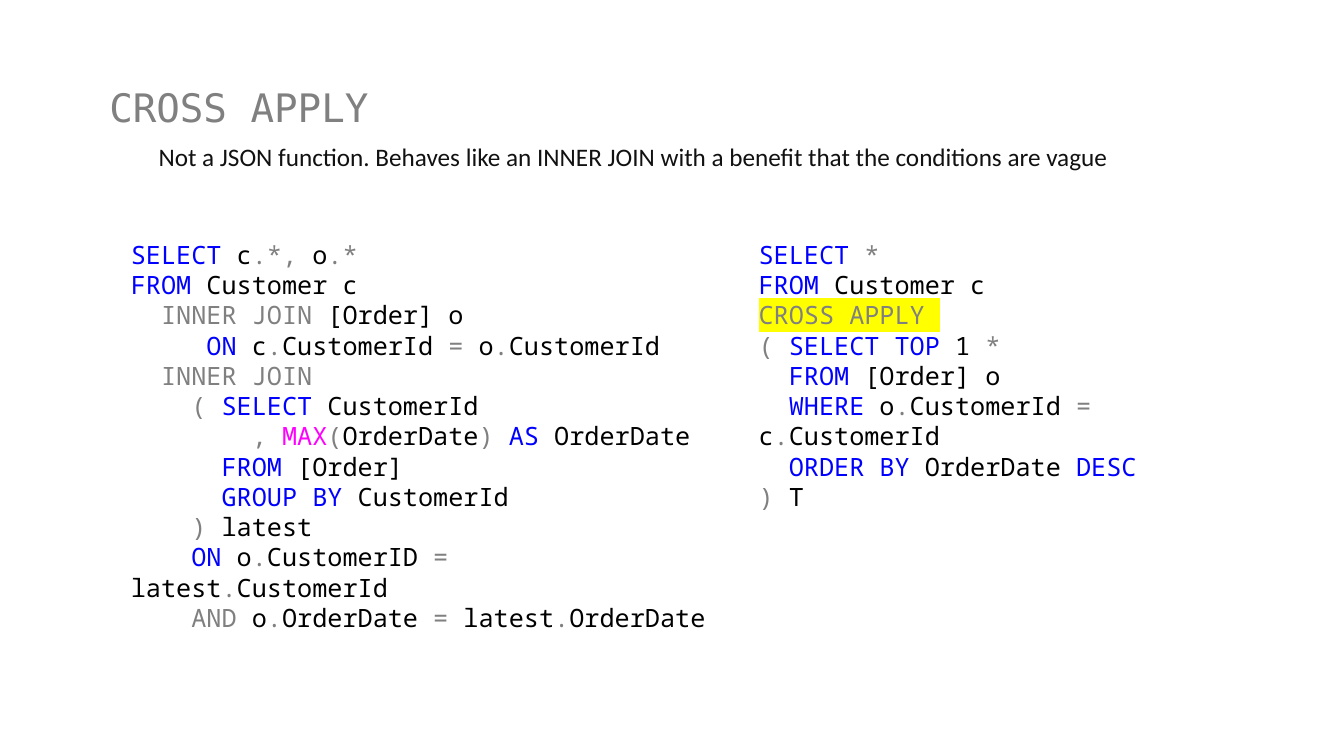
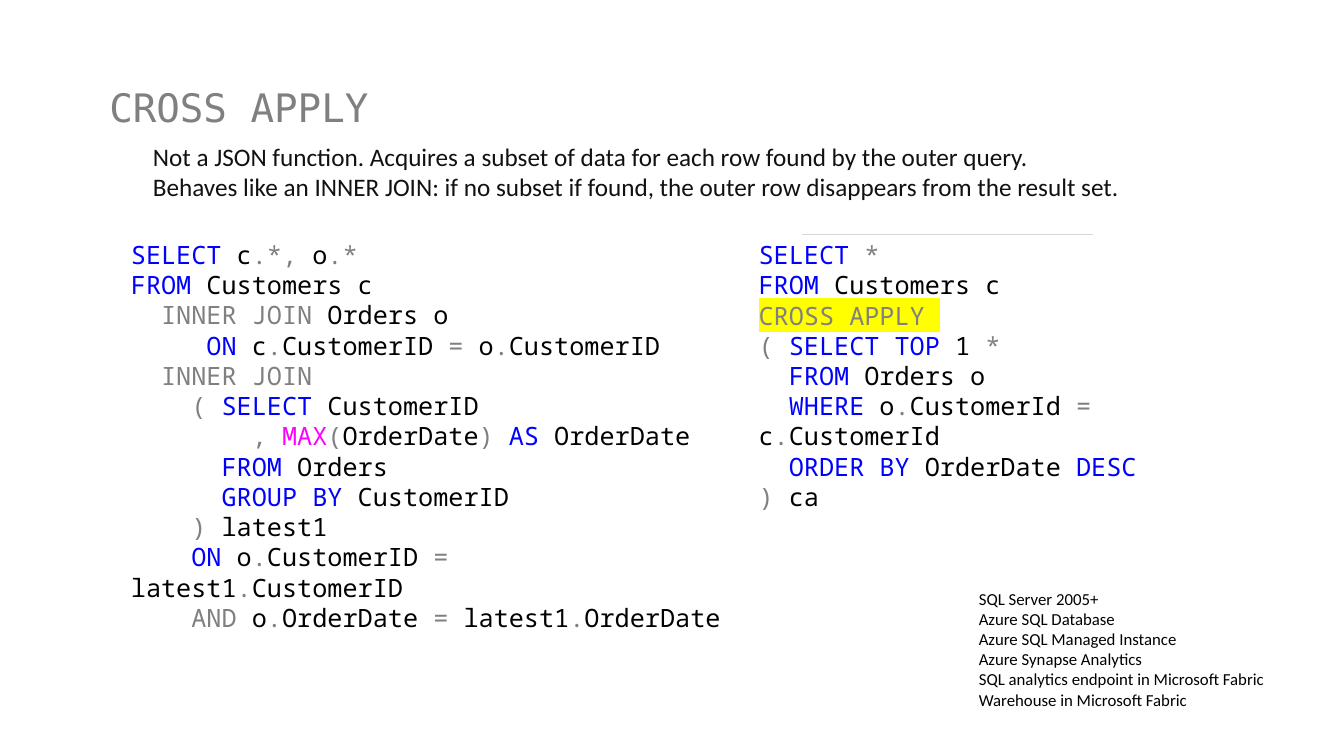
Before and after one commit to jbfoushee/MyPresentations, a slide deck: slide 38 of TSQL_JSON_Operators/TSQL_JSON_Operators.pptx (slide 19 before the commit). Drawn at 1344x756 pixels with LibreOffice and Linux fonts; fonts in the diff are those of the drawing; grey boxes stand for pictures. Boxes give left, top, right and bottom in pixels: in the first picture for what was removed or moved away, otherwise in the second. Text is boxed around its words. In the diff, an @@ line names an element or a change of style, - is before the commit and + after.

```diff
--- a/TSQL_JSON_Operators/TSQL_JSON_Operators.pptx
+++ b/TSQL_JSON_Operators/TSQL_JSON_Operators.pptx
@@ text at (x1=153, y1=148, x2=1118, y2=200): text changed @@
-Not a JSON function. Behaves like an INNER JOIN with a benefit that the conditions are vague
+Not a JSON function. Acquires a subset of data for each row found by the outer query.
+Behaves like an INNER JOIN: if no subset if found, the outer row disappears from the result set.
@@ picture added at (x1=803, y1=235, x2=1093, y2=545) @@
@@ text at (x1=131, y1=275, x2=660, y2=356): text changed @@
-FROM Customer c
-INNER JOIN [Order] o
-ON c.CustomerId = o.CustomerId
+FROM Customers c
+INNER JOIN Orders o
+ON c.CustomerID = o.CustomerID
@@ text at (x1=759, y1=275, x2=1000, y2=301): text changed @@
-FROM Customer c
+FROM Customers c
@@ text at (x1=789, y1=366, x2=985, y2=386): text changed @@
-FROM [Order] o
+FROM Orders o
@@ text at (x1=222, y1=396, x2=478, y2=416): text changed @@
-( SELECT CustomerId
+( SELECT CustomerID
@@ text at (x1=131, y1=457, x2=721, y2=628): text changed @@
-FROM [Order]
-GROUP BY CustomerId
-) latest
-ON o.CustomerID = latest.CustomerId
-AND o.OrderDate = latest.OrderDate
+FROM Orders
+GROUP BY CustomerID
+) latest1
+ON o.CustomerID = latest1.CustomerID
+AND o.OrderDate = latest1.OrderDate
@@ text at (x1=789, y1=492, x2=819, y2=507): text changed; text colour #808080 to #000000 @@
-) T
+) ca
@@ text added at (x1=979, y1=594, x2=1264, y2=706), 12 pt, text #000000 @@
+SQL Server 2005+
+Azure SQL Database
+Azure SQL Managed Instance
+Azure Synapse Analytics
+SQL analytics endpoint in Microsoft Fabric
+Warehouse in Microsoft Fabric
```
Also in this commit, not shown: 15 other slides changed, 47 slides added, 1 slide removed, 3 other files.
